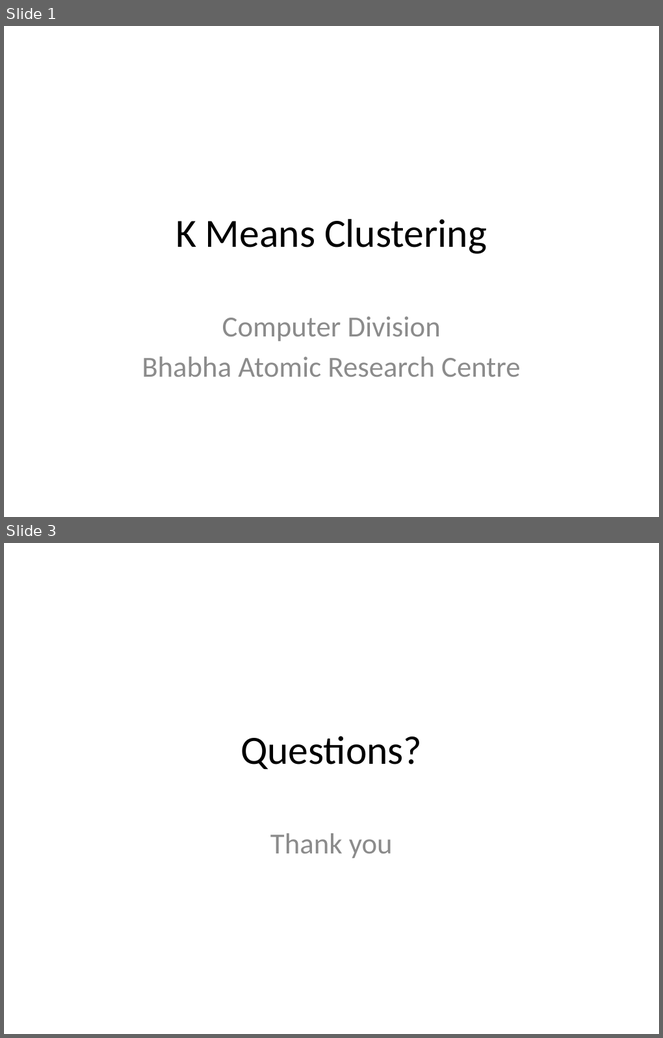
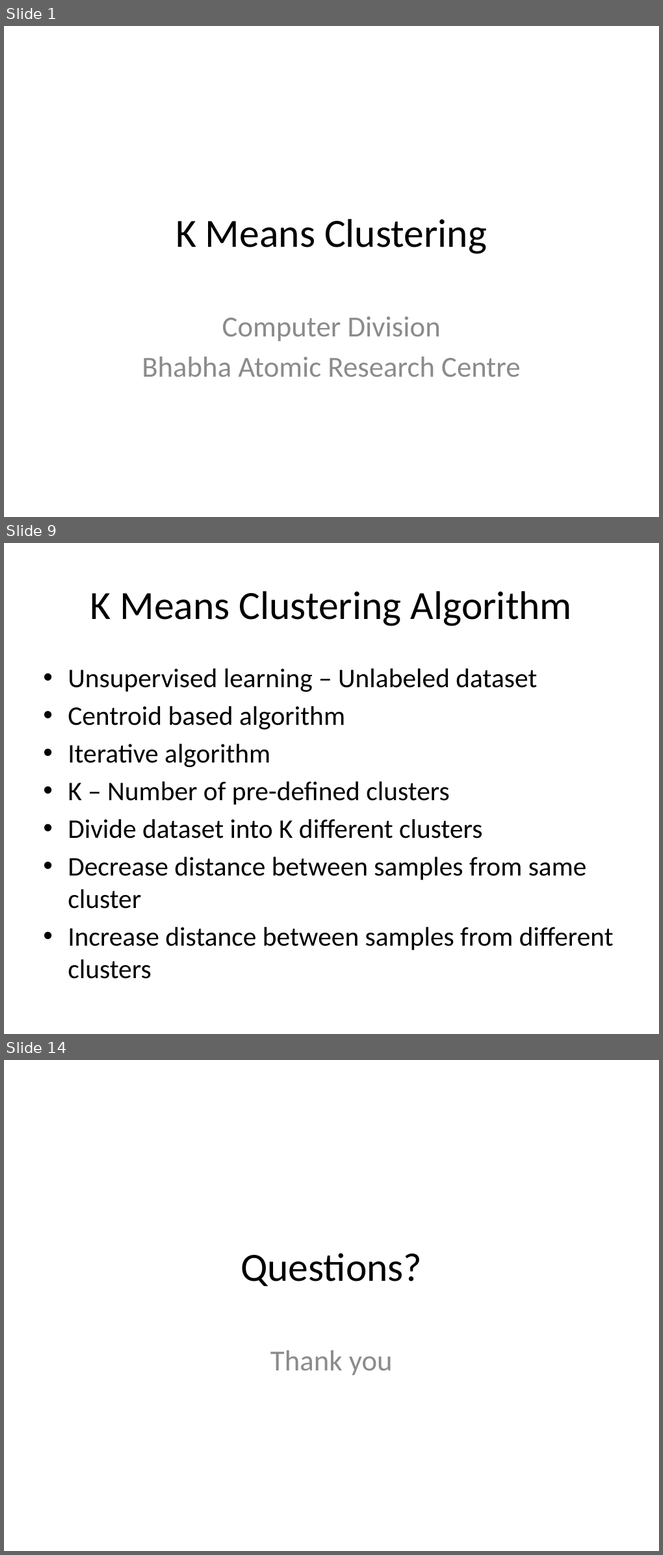
Before and after one commit to look4pritam/ArtificialIntelligence, a slide deck: MachineLearning/K-MeansClustering.pptx. Shown one above the other, each under a label of ours: slides 1 and 3 before the commit, slides 1, 9 and 14 after it; the slides between them are not shown. The pictures are 663x1038 and 663x1555 pixels, drawn with LibreOffice and Linux fonts; fonts in the diff are those of the drawing. Boxes give left, top, right and bottom in pixels: in the first picture for what was removed or moved away, otherwise in the second. Text is boxed around its words. In the diff, an @@ line names an element or a change of style, - is before the commit and + after.

Commit message:
K means clustering is added.

```diff
--- a/MachineLearning/K-MeansClustering.pptx
+++ b/MachineLearning/K-MeansClustering.pptx
@@ slide 9 added at (4,543,659,1034), background #FFFFFF @@
@@ title added at (90,591,572,626), 44 pt, text #000000 @@
+K Means Clustering Algorithm
@@ text added at (68,668,614,979), 29.6 pt, text #000000 @@
+• Unsupervised learning – Unlabeled dataset
+• Centroid based algorithm
+• Iterative algorithm
+• K – Number of pre-defined clusters
+• Divide dataset into K different clusters
+• Decrease distance between samples from same cluster
+• Increase distance between samples from different clusters
@@ what was slide 3 is now slide 14 @@
```
Also in this commit, not shown: 11 other slides added, 1 slide removed.
